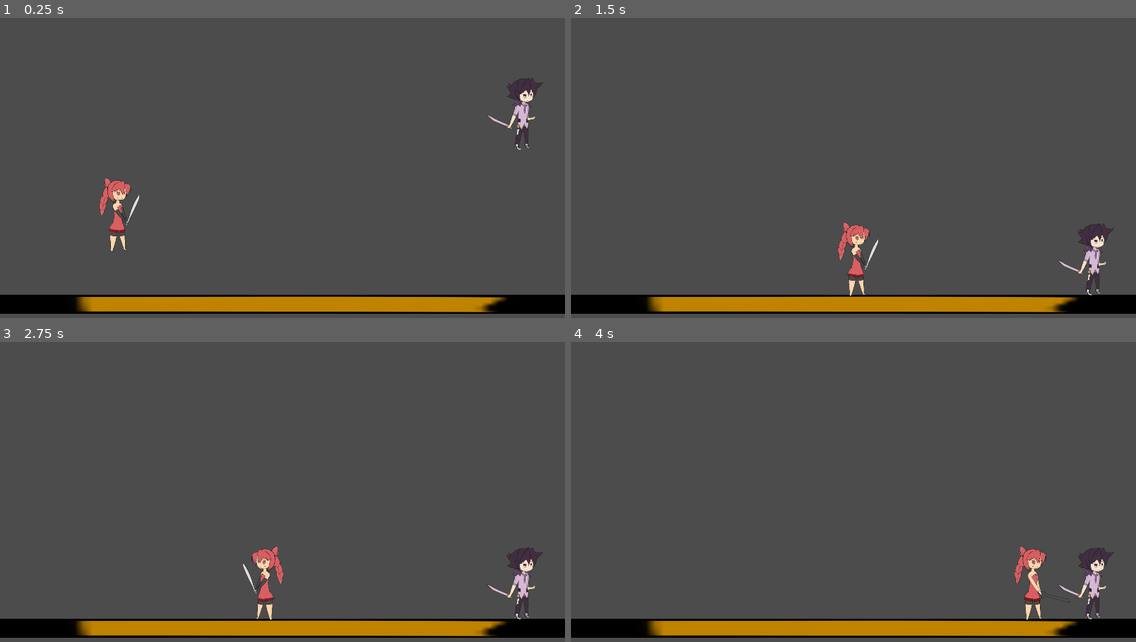
Above: before the commit, frames 1-4 (two rows, left to right).
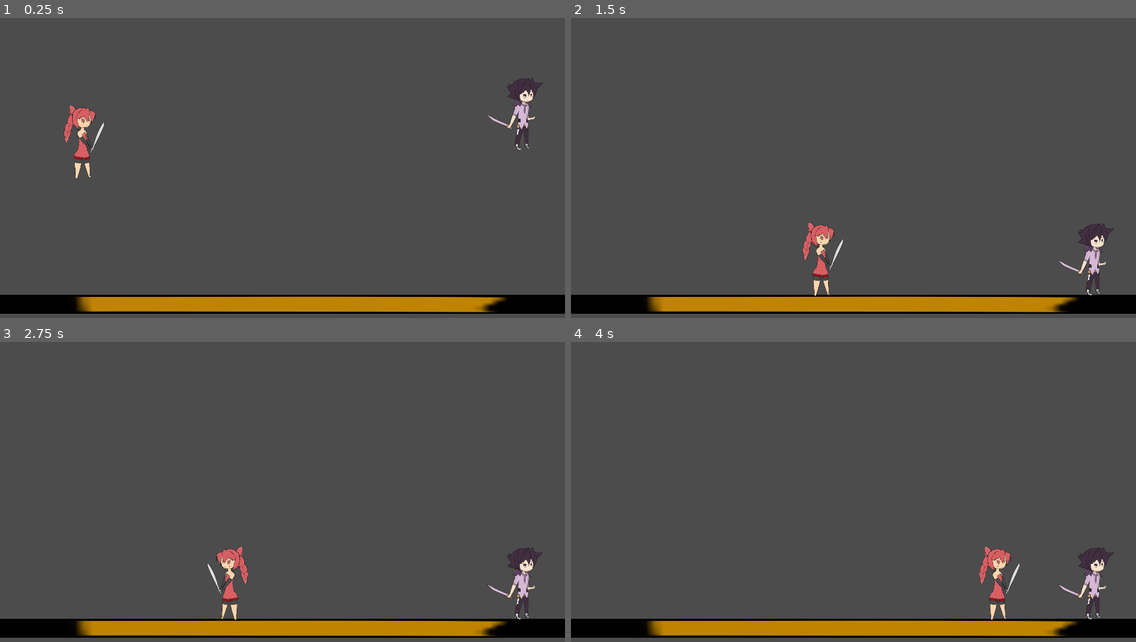
Above: after the commit, the same moments.

Repository: BeatMil/BigChase
Game: Godot game, scene res://scene/test_ground.tscn
The game is run twice, just before and just after one commit, with the same random seed, the same clock (stepped at 60 frames per second) and the same inputs.
Inputs:
- Up to frame 1 (0.25 s): no input
- Up to frame 2 (1.5 s): tap Enter (ui_accept) at 0.5, 0.77 s; hold Right (ui_right) from 0.53 s (still down)
- Up to frame 3 (2.75 s): tap Enter (ui_accept) at 1.52 s; release Right (ui_right) at 2.03 s; hold Left (ui_left) from 2.03 s (still down)
- Up to frame 4 (4 s): release Left (ui_left) at 2.78 s; hold Right (ui_right) from 2.78 s (still down); tap Enter (ui_accept) at 3.02, 3.77 s

The runs differ from the first frame. In frame 1, 1.2% of the frame differs, in the area x 11-25%, y 29-78%; in frame 2, 1.2%; in frame 3, 1.2%; in frame 4, 1.2%.

Commit message:
Create player templete

Diff:
--- /dev/null
+++ b/prefabs/elesis.tscn
@@ -0,0 +1,32 @@
+[gd_scene load_steps=9 format=2]
+
+[ext_resource path="res://prefabs/player.tscn" type="PackedScene" id=1]
+[ext_resource path="res://sai/elesis/normal_attack01/elesis_normal_attack05.png" type="Texture" id=2]
+[ext_resource path="res://sai/elesis/normal_attack01/elesis_normal_attack04.png" type="Texture" id=3]
+[ext_resource path="res://sai/elesis/normal_attack01/elesis_normal_attack01.png" type="Texture" id=4]
+[ext_resource path="res://sai/elesis/elesis.png" type="Texture" id=5]
+[ext_resource path="res://sai/elesis/normal_attack01/elesis_normal_attack02.png" type="Texture" id=6]
+[ext_resource path="res://sai/elesis/normal_attack01/elesis_normal_attack03.png" type="Texture" id=7]
+
+[sub_resource type="SpriteFrames" id=1]
+animations = [ {
+"frames": [ ExtResource( 5 ) ],
+"loop": false,
+"name": "idle",
+"speed": 1.0
+}, {
+"frames": [ ExtResource( 4 ), ExtResource( 6 ), ExtResource( 7 ), ExtResource( 3 ), ExtResource( 2 ) ],
+"loop": false,
+"name": "attack01",
+"speed": 24.0
+} ]
+
+[node name="KinematicBody2D" instance=ExtResource( 1 )]
+
+[node name="Sprite" type="AnimatedSprite" parent="." index="5"]
+frames = SubResource( 1 )
+animation = "attack01"
+frame = 4
+playing = true
+
+[connection signal="animation_finished" from="Sprite" to="." method="_on_Sprite_animation_finished"]
--- a/prefabs/player.tscn
+++ b/prefabs/player.tscn
@@ -1,31 +1,12 @@
-[gd_scene load_steps=11 format=2]
+[gd_scene load_steps=4 format=2]
 
-[ext_resource path="res://sai/elesis/elesis.png" type="Texture" id=1]
 [ext_resource path="res://script/elesis.gd" type="Script" id=2]
-[ext_resource path="res://sai/elesis/normal_attack01/elesis_normal_attack03.png" type="Texture" id=3]
-[ext_resource path="res://sai/elesis/normal_attack01/elesis_normal_attack02.png" type="Texture" id=4]
-[ext_resource path="res://sai/elesis/normal_attack01/elesis_normal_attack01.png" type="Texture" id=5]
-[ext_resource path="res://sai/elesis/normal_attack01/elesis_normal_attack05.png" type="Texture" id=6]
-[ext_resource path="res://sai/elesis/normal_attack01/elesis_normal_attack04.png" type="Texture" id=7]
 
 [sub_resource type="RectangleShape2D" id=1]
 extents = Vector2( 32, 120 )
 
 [sub_resource type="Animation" id=2]
 resource_name = "idle"
-
-[sub_resource type="SpriteFrames" id=3]
-animations = [ {
-"frames": [ ExtResource( 1 ) ],
-"loop": false,
-"name": "idle",
-"speed": 1.0
-}, {
-"frames": [ ExtResource( 5 ), ExtResource( 4 ), ExtResource( 3 ), ExtResource( 7 ), ExtResource( 6 ) ],
-"loop": false,
-"name": "attack01",
-"speed": 20.0
-} ]
 
 [node name="KinematicBody2D" type="KinematicBody2D"]
 script = ExtResource( 2 )
@@ -48,11 +29,6 @@
 [node name="AnimationPlayer" type="AnimationPlayer" parent="."]
 anims/idle = SubResource( 2 )
 
-[node name="Sprite" type="AnimatedSprite" parent="."]
-frames = SubResource( 3 )
-animation = "idle"
-
 [connection signal="timeout" from="dash_length_timer" to="." method="_on_dash_length_timer_timeout"]
 [connection signal="timeout" from="dash_trigger_right_timer" to="." method="_on_dash_trigger_right_timer_timeout"]
 [connection signal="timeout" from="dash_trigger_left_timer" to="." method="_on_dash_trigger_left_timer_timeout"]
-[connection signal="animation_finished" from="Sprite" to="." method="_on_Sprite_animation_finished"]
--- a/scene/test_ground.tscn
+++ b/scene/test_ground.tscn
@@ -1,6 +1,6 @@
 [gd_scene load_steps=5 format=2]
 
-[ext_resource path="res://prefabs/player.tscn" type="PackedScene" id=1]
+[ext_resource path="res://prefabs/elesis.tscn" type="PackedScene" id=1]
 [ext_resource path="res://sai/ground/01.png" type="Texture" id=2]
 [ext_resource path="res://prefabs/seighart_test.tscn" type="PackedScene" id=3]
 
@@ -23,8 +23,8 @@
 [node name="Camera2D" type="Camera2D" parent="."]
 anchor_mode = 0
 
-[node name="elesis" parent="." instance=ExtResource( 1 )]
-position = Vector2( 400, 488 )
-
 [node name="seighart" parent="." instance=ExtResource( 3 )]
 position = Vector2( 1776, 144 )
+
+[node name="elesis" parent="." instance=ExtResource( 1 )]
+position = Vector2( 280, 240 )
--- a/script/elesis.gd
+++ b/script/elesis.gd
@@ -46,13 +46,13 @@
 			motion.x = RUN_SPEED
 		else:
 			motion.x = WALK_SPEED
-		$"Sprite".set_flip_h(false)
+		$Sprite.set_flip_h(false)
 	elif Input.is_action_pressed("ui_left"):
 		if is_running == true:
 			motion.x = -RUN_SPEED
 		else:
 			motion.x = -WALK_SPEED
-		$"Sprite".set_flip_h(true)
+		$Sprite.set_flip_h(true)
 	elif Input.is_action_pressed("ui_right") == false:
 		motion.x = lerp(motion.x, 0, FRICTION)
 	else:
